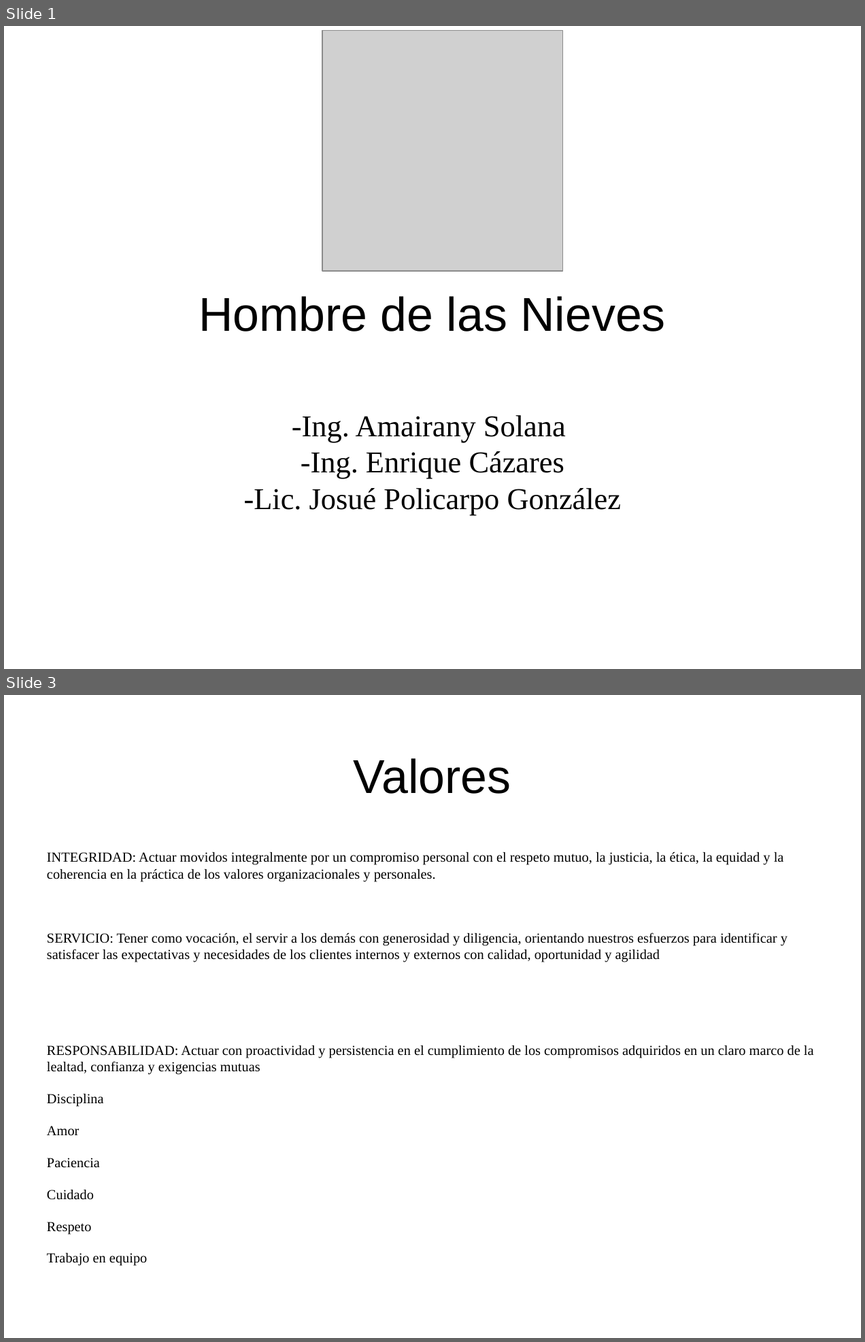
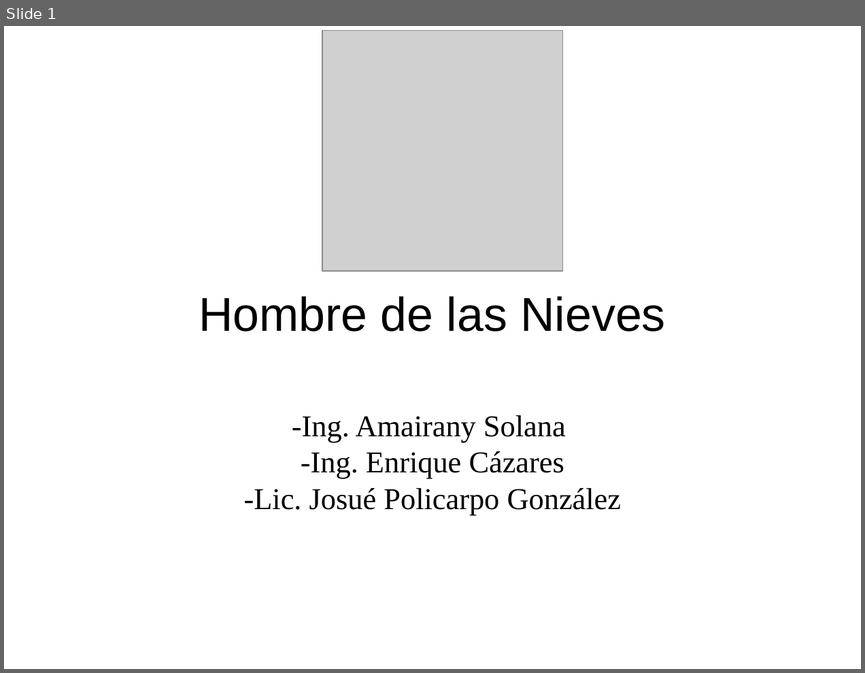
Before and after one commit to amairanysolanamejia/DjangoPrueba, a slide deck: presentacion.odp. Shown one above the other, each under a label of ours: slides 1 and 3 before the commit, slide 1 after it; the slides between them are not shown. The pictures are 865x1342 and 865x673 pixels, drawn with LibreOffice and Linux fonts; fonts in the diff are those of the drawing; grey boxes stand for pictures; background and template pictures are left out. Boxes give left, top, right and bottom in pixels: in the first picture for what was removed or moved away, otherwise in the second. Text is boxed around its words. In the diff, an @@ line names an element or a change of style, - is before the commit and + after.

```diff
--- a/presentacion.odp
+++ b/presentacion.odp
@@ slide 3 removed at box(4, 695, 861, 1338), background #FFFFFF @@
@@ title removed at box(354, 758, 511, 794) @@
-Valores
@@ text removed at box(47, 852, 814, 1200) @@
-INTEGRIDAD: Actuar movidos integralmente por un compromiso personal con el respeto mutuo, la justicia, la ética, la equidad y la coherencia en la práctica de los valores organizacionales y personales.
-SERVICIO: Tener como vocación, el servir a los demás con generosidad y diligencia, orientando nuestros esfuerzos para identificar y satisfacer las expectativas y necesidades de los clientes internos y externos con calidad, oportunidad y agilidad
-RESPONSABILIDAD: Actuar con proactividad y persistencia en el cumplimiento de los compromisos adquiridos en un claro marco de la lealtad, confianza y exigencias mutuas
-Disciplina
-Amor
-Paciencia
-Cuidado
-Respeto
-Trabajo en equipo
```
Also in this commit, not shown: 4 slides added, 1 other slide removed.
